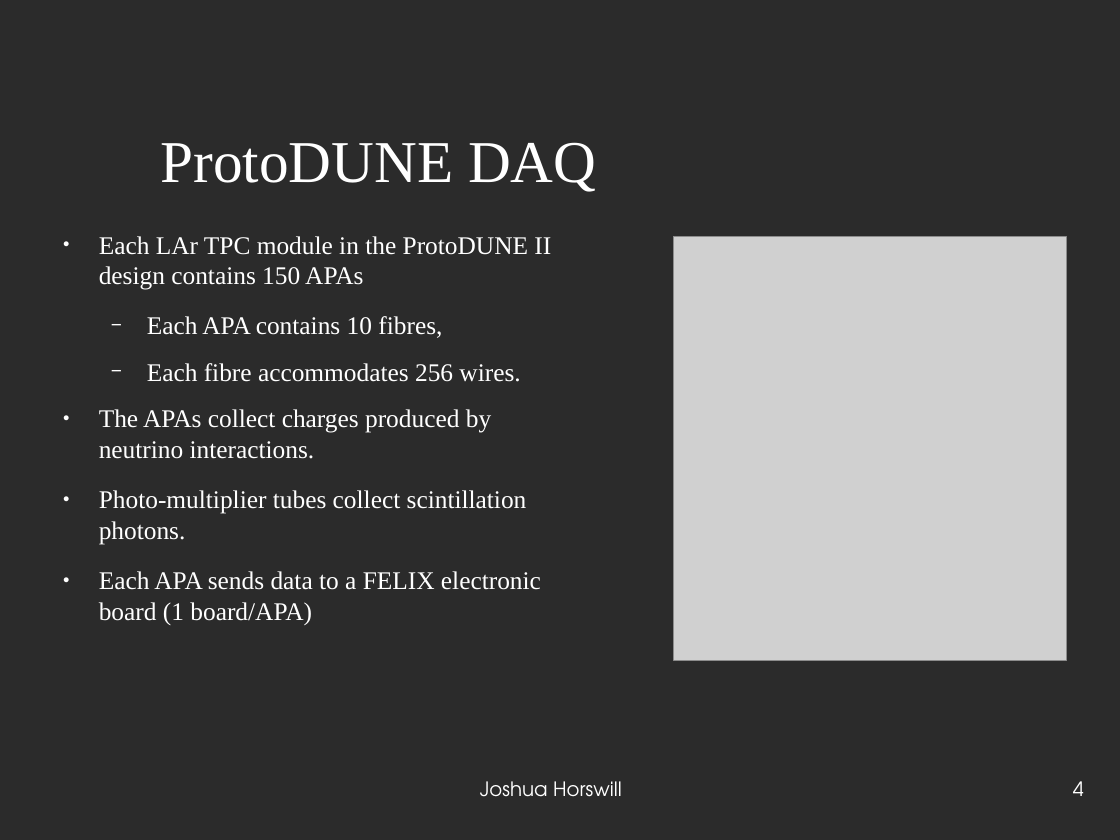
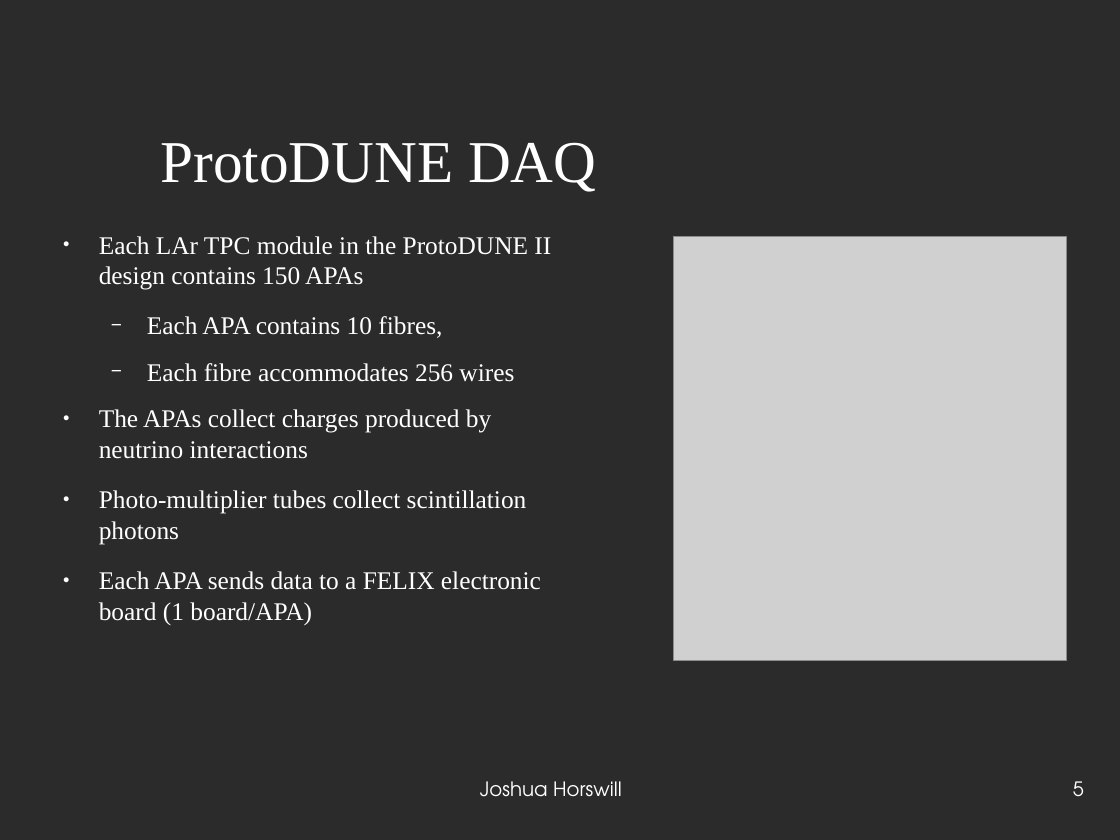
Before and after one commit to JoshCodesPhysics/dune_project, a slide deck: slide 5 of dune_notes/dune_pres/dune_project_pres.odp (slide 4 before the commit). Drawn at 1120x840 pixels with LibreOffice and Linux fonts; fonts in the diff are those of the drawing; grey boxes stand for pictures; background and template pictures are left out; a plain dark background stands for a picture behind light text. Boxes give left, top, right and bottom in pixels: in the first picture for what was removed or moved away, otherwise in the second. Text is boxed around its words. In the diff, an @@ line names an element or a change of style, - is before the commit and + after.

```diff
--- a/dune_notes/dune_pres/dune_project_pres.odp
+++ b/dune_notes/dune_pres/dune_project_pres.odp
@@ text at <box>99,363,527,545</box>: text changed @@
-  − Each fibre accommodates 256 wires.
-● The APAs collect charges produced by neutrino interactions.
-● Photo-multiplier tubes collect scintillation photons.
+  − Each fibre accommodates 256 wires
+● The APAs collect charges produced by neutrino interactions
+● Photo-multiplier tubes collect scintillation photons
@@ page number at <box>1073,781,1084,797</box>: text changed @@
-4
+5
```
Also in this commit, not shown: 10 other slides changed, 9 slides added, 1 slide removed, 4 other files.
